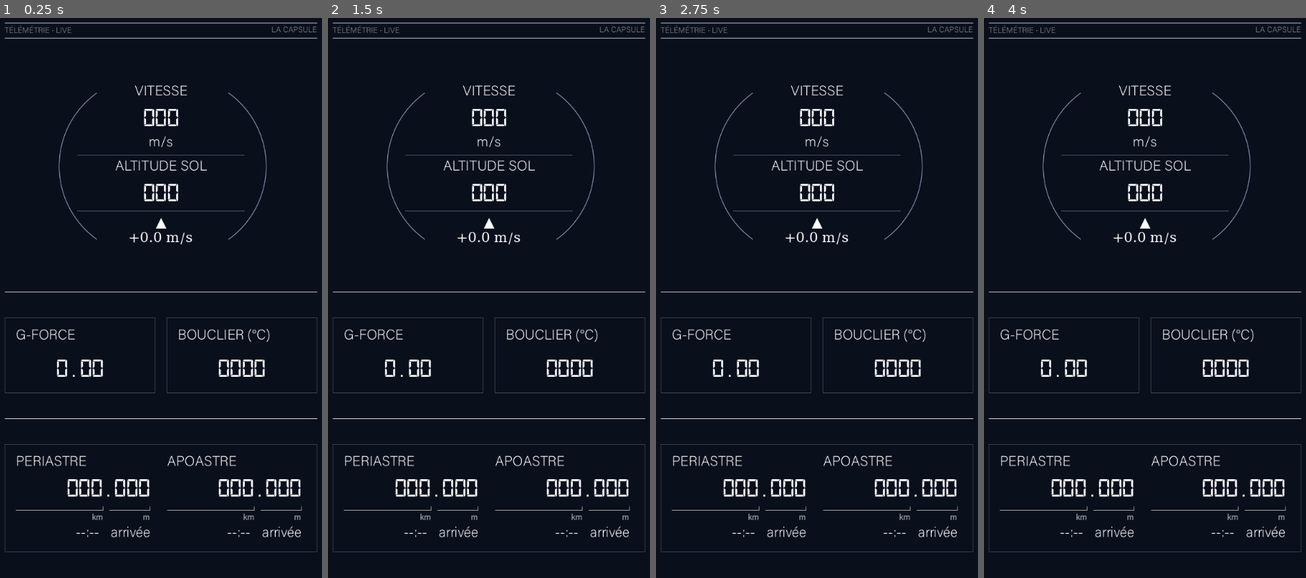
Above: before the commit, frames 1-4 (left to right).
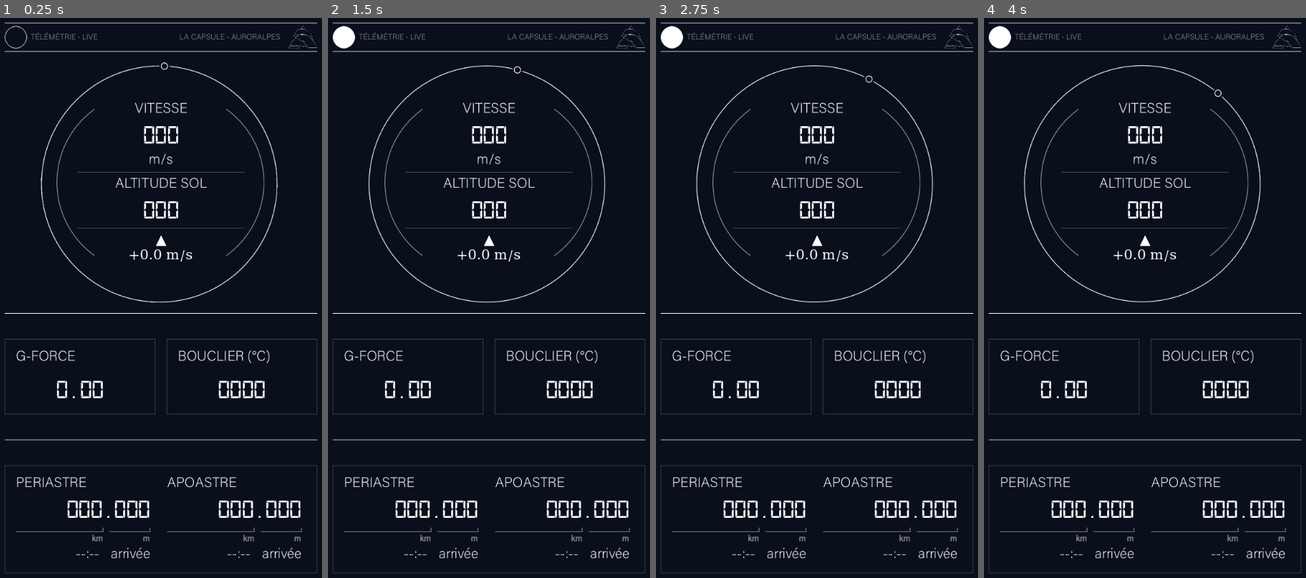
Above: after the commit, the same moments.

Repository: Vastariel/La_Capsule_V3
Game: Godot game, scene res://Scenes/main.tscn
Same seed, same stepped clock (60 frames per second), same inputs: the game is played once before the commit and once after it.
Inputs:
- Up to frame 1 (0.25 s): no input
- Up to frame 2 (1.5 s): no input
- Up to frame 3 (2.75 s): no input
- Up to frame 4 (4 s): tap Enter at 2.75 s

The runs differ from the first frame. In frame 1, 9.5% of the frame differs, in the area x 1-99%, y 1-100%; in frame 2, 9.6%; in frame 3, 9.6%; in frame 4, 9.6%.

Commit message:
mise à jour logos godot

Diff:
--- a/godot_ui/Scenes/Telemetry.tscn
+++ b/godot_ui/Scenes/Telemetry.tscn
@@ -1,10 +1,28 @@
 [gd_scene format=3 uid="uid://dw0y8cwqnon53"]
 
 [ext_resource type="Theme" uid="uid://oid7ghbseeuq" path="res://Assets/theme_default.tres" id="1_wlw6n"]
+[ext_resource type="Script" uid="uid://dv2gfdaisu0hb" path="res://Scripts/live_dot.gd" id="2_1l3ks"]
 [ext_resource type="Texture2D" uid="uid://baoerg0fxq1ai" path="res://Assets/inner_circle.png" id="2_b4d12"]
+[ext_resource type="Texture2D" uid="uid://b8ufj58xareq7" path="res://Assets/Logotype filaire-01.png" id="2_or2ii"]
 [ext_resource type="Texture2D" uid="uid://chjw3qrpnoory" path="res://Assets/outer-circle.png" id="3_or2ii"]
 [ext_resource type="Script" uid="uid://ba7yvyfe5rayd" path="res://Scripts/surrounding.gd" id="4_hhwjn"]
 [ext_resource type="Texture2D" uid="uid://8t3m7ttmbpff" path="res://Assets/distance.png" id="5_8fkpw"]
+
+[sub_resource type="StyleBoxFlat" id="StyleBoxFlat_8fkpw"]
+content_margin_left = 20.0
+content_margin_top = 20.0
+content_margin_right = 20.0
+content_margin_bottom = 20.0
+bg_color = Color(1, 1, 1, 0)
+border_width_left = 1
+border_width_top = 1
+border_width_right = 1
+border_width_bottom = 1
+border_color = Color(1, 1, 1, 1)
+corner_radius_top_left = 20
+corner_radius_top_right = 20
+corner_radius_bottom_right = 20
+corner_radius_bottom_left = 20
 
 [sub_resource type="FontFile" id="FontFile_b4d12"]
 subpixel_positioning = 0
@@ -79,6 +97,13 @@
 [node name="HeaderRow" type="HBoxContainer" parent="MarginContainer/Content/HeaderVBox" unique_id=2108410548]
 layout_mode = 2
 theme = ExtResource("1_wlw6n")
+theme_override_constants/separation = 7
+
+[node name="ColorRect" type="PanelContainer" parent="MarginContainer/Content/HeaderVBox/HeaderRow" unique_id=1469159345]
+custom_minimum_size = Vector2(10, 10)
+layout_mode = 2
+theme_override_styles/panel = SubResource("StyleBoxFlat_8fkpw")
+script = ExtResource("2_1l3ks")
 
 [node name="TitleOneLabel" type="Label" parent="MarginContainer/Content/HeaderVBox/HeaderRow" unique_id=2017785934]
 layout_mode = 2
@@ -90,11 +115,26 @@
 layout_mode = 2
 size_flags_horizontal = 3
 
-[node name="TitleRightLabel" type="Label" parent="MarginContainer/Content/HeaderVBox/HeaderRow" unique_id=1697320563]
+[node name="TitleOneLabel2" type="Label" parent="MarginContainer/Content/HeaderVBox/HeaderRow" unique_id=2066913044]
 layout_mode = 2
 theme_override_colors/font_color = Color(1, 1, 1, 0.5882353)
 theme_override_font_sizes/font_size = 14
-text = "LA CAPSULE"
+text = "LA CAPSULE · AURORALPES"
+horizontal_alignment = 2
+vertical_alignment = 2
+
+[node name="TitleRightLabel2" type="Label" parent="MarginContainer/Content/HeaderVBox/HeaderRow" unique_id=1293874452]
+layout_mode = 2
+theme_override_colors/font_color = Color(1, 1, 1, 0.5882353)
+theme_override_font_sizes/font_size = 14
+horizontal_alignment = 2
+
+[node name="TextureRect" type="TextureRect" parent="MarginContainer/Content/HeaderVBox/HeaderRow" unique_id=1026729388]
+modulate = Color(1, 1, 1, 0.5882353)
+layout_mode = 2
+texture = ExtResource("2_or2ii")
+expand_mode = 3
+stretch_mode = 4
 
 [node name="TopSeparator2" type="ColorRect" parent="MarginContainer/Content/HeaderVBox" unique_id=1470207415]
 custom_minimum_size = Vector2(0, 1)
@@ -104,6 +144,7 @@
 [node name="CenterContainer" type="CenterContainer" parent="MarginContainer/Content" unique_id=1466219564]
 layout_mode = 2
 size_flags_horizontal = 4
+size_flags_vertical = 3
 theme = ExtResource("1_wlw6n")
 
 [node name="MarginContainer" type="MarginContainer" parent="MarginContainer/Content/CenterContainer" unique_id=1101163054]
@@ -113,24 +154,38 @@
 layout_mode = 2
 
 [node name="Surrounding" type="TextureRect" parent="MarginContainer/Content/CenterContainer/MarginContainer/CenterContainer" unique_id=1083765300]
-visible = false
-layout_direction = 2
-layout_mode = 0
-offset_left = -213.0
-offset_top = -225.0
-offset_right = 459.0
-offset_bottom = 456.0
-scale = Vector2(0.65, 0.65)
+layout_mode = 1
+anchors_preset = 8
+anchor_left = 0.5
+anchor_top = 0.5
+anchor_right = 0.5
+anchor_bottom = 0.5
+offset_left = -339.00003
+offset_top = -340.0
+offset_right = 332.99997
+offset_bottom = 341.0
+grow_horizontal = 2
+grow_vertical = 2
+scale = Vector2(0.63, 0.63)
+pivot_offset = Vector2(336, 340)
 texture = ExtResource("3_or2ii")
 script = ExtResource("4_hhwjn")
 
 [node name="Inner Circle" type="HBoxContainer" parent="MarginContainer/Content/CenterContainer/MarginContainer/CenterContainer" unique_id=1741606145]
-layout_mode = 0
-offset_left = -183.0
-offset_top = -129.0
-offset_right = 489.0
-offset_bottom = 309.0
+layout_mode = 1
+anchors_preset = 8
+anchor_left = 0.5
+anchor_top = 0.5
+anchor_right = 0.5
+anchor_bottom = 0.5
+offset_left = -321.0
+offset_top = -219.0
+offset_right = 351.0
+offset_bottom = 219.0
+grow_horizontal = 2
+grow_vertical = 2
 scale = Vector2(0.6, 0.6)
+pivot_offset = Vector2(336, 219)
 size_flags_vertical = 4
 alignment = 1
 
--- /dev/null
+++ b/godot_ui/Scripts/live_dot.gd
@@ -0,0 +1,18 @@
+extends PanelContainer
+
+@export var blink_interval := 0.6
+
+var _timer := 0.0
+var _lit := true
+var _style: StyleBoxFlat
+
+func _ready() -> void:
+	_style = get_theme_stylebox("panel").duplicate()
+	add_theme_stylebox_override("panel", _style)
+
+func _process(delta: float) -> void:
+	_timer += delta
+	if _timer >= blink_interval:
+		_timer = fmod(_timer, blink_interval)
+		_lit = !_lit
+		_style.bg_color.a = 1.0 if _lit else 0.0
--- a/godot_ui/Scripts/surrounding.gd
+++ b/godot_ui/Scripts/surrounding.gd
@@ -3,10 +3,11 @@
 @export var rotation_speed := 10 # degrés / seconde
 
 func _ready():
-	# centre le pivot au milieu de la texture
 	pivot_offset = size / 2
-	# active la rotation autour du pivot
-	set_anchors_preset(Control.PRESET_CENTER)
+
+func _notification(what):
+	if what == NOTIFICATION_RESIZED:
+		pivot_offset = size / 2
 
 func _process(delta):
 	rotation_degrees += rotation_speed * delta
--- a/godot_ui/project.godot
+++ b/godot_ui/project.godot
@@ -21,7 +21,9 @@
 config/name="Telemetry for Capule V3 on Godot"
 run/main_scene="uid://drr5rd3uvc6jr"
 config/features=PackedStringArray("4.6", "GL Compatibility")
-boot_splash/show_image=false
+boot_splash/bg_color=Color(0.039215688, 0.05882353, 0.10980392, 1)
+boot_splash/stretch_mode=5
+boot_splash/image="uid://b8ufj58xareq7"
 
 [display]
 
@@ -30,6 +32,7 @@
 window/size/mode=3
 window/size/initial_position_type=3
 window/size/resizable=false
+window/size/borderless=true
 window/stretch/aspect="expand"
 window/handheld/orientation=1
 
Binary file added: godot_ui/Assets/Logo Blanc + nom.png
Binary file added: godot_ui/Assets/Logotype filaire-01.png
Not shown, added: godot_ui/Scripts/live_dot.gd.uid
Not shown, changed: godot_ui/export_presets.cfg
